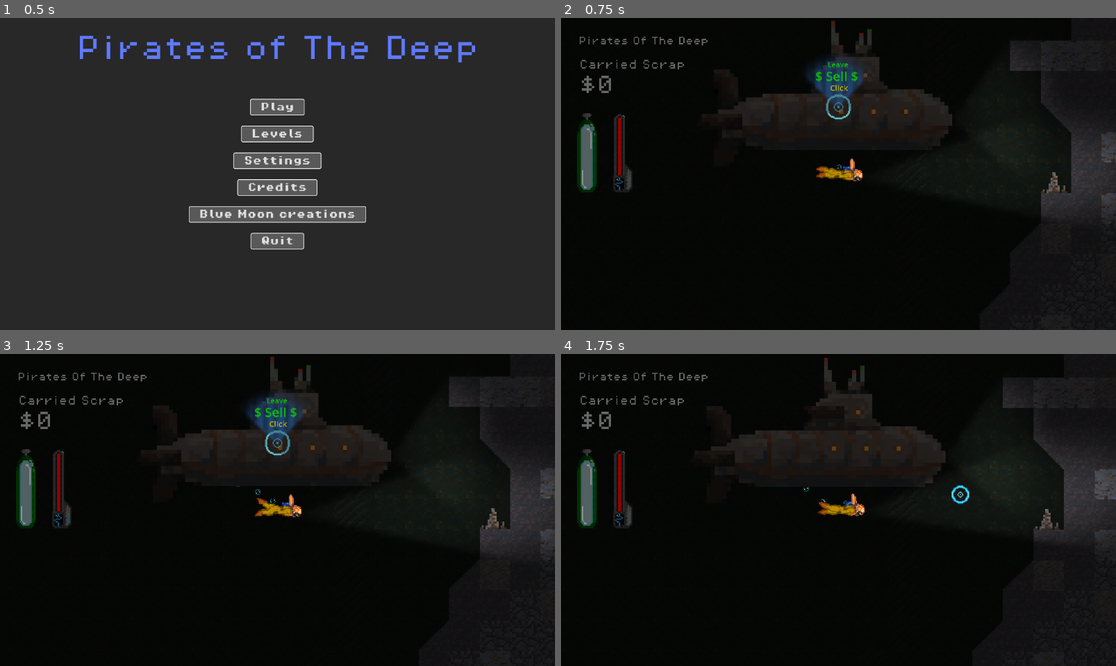
Above: before the commit, frames 1-4 (two rows, left to right).
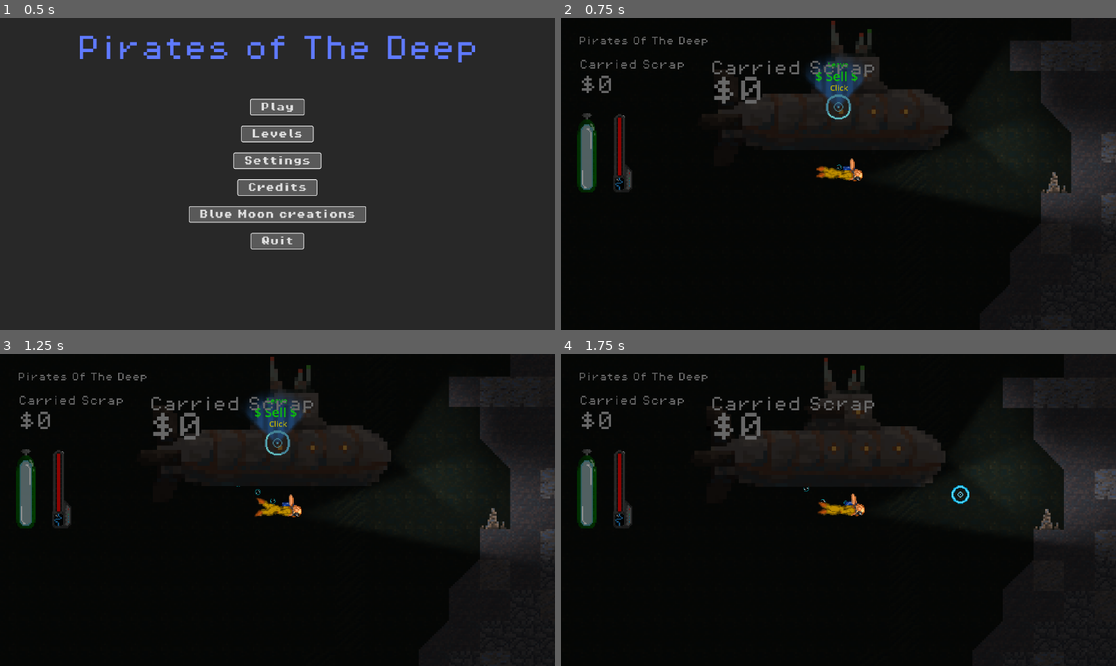
Above: after the commit, the same moments.

Repository: val-XR/GameJamApril2025
Game: Godot game, scene res://Menus/MainMenu/MainMenu.tscn
Two runs of this game, one before a commit and one after it. Both use one fixed random seed, a clock stepped at 60 frames per second and the inputs below.
Inputs (mouse positions are in pixels of both pictures, inside the frame that each line leads up to):
- Up to frame 1 (0.5 s): no input
- Up to frame 2 (0.75 s): click "Play" at 0.5 s
- Up to frame 3 (1.25 s): no input
- Up to frame 4 (1.75 s): move the mouse to (960, 494) at 1.27 s; hold Space (Test) from 1.28 s (still down); click (960, 494) at 1.42 s

Frame 1 is identical in both runs. In frame 2, 0.7% of the frame differs, in the area x 27-57%, y 13-28%; in frame 3, 0.7%; in frame 4, 0.7%.

Commit message:
Added deposited value

Diff:
--- a/GlobalPlayer.gd
+++ b/GlobalPlayer.gd
@@ -69,3 +69,22 @@
 func TotalValueSet(amount):
 	total_value = amount
 	print("Total Value Set: " + str(total_value))
+
+
+
+func CarryingValueGet():
+	# get list of scrap from gloabl autoload
+	var scrap_list = CollectedScrap.collected_scrap_list()
+
+	# get resources dictionary from gloabl autoload
+	var resources_dictionary = ResourcesDictionary.dictionary()
+
+	# total value
+	var total_value: int = 0
+
+	for node in scrap_list:
+
+		# add up total value
+		total_value += int(resources_dictionary[node.name]["value"])
+
+	return total_value
--- a/scenes/hud.gd
+++ b/scenes/hud.gd
@@ -3,6 +3,9 @@
 
 # assign total value label
 @export var total_value_label : Label
+
+# assign total deposited value label
+@export var total_deposited_value_label : Label
 
 # health bar sprite
 @export var healthbar : AnimatedSprite2D
@@ -30,6 +33,9 @@
 	# set label to total value
 	total_value_label.text = "$" + str(total_value)
 
+	# set label to deposited total value
+	total_deposited_value_label.text = "$" +str(GlobalPlayer.CarryingValueGet())
+
 	# healthbar
 	var health : float = GlobalPlayer.PlayerHealthGet()
 	var health_frame : int = floor(health / 10)
--- a/scenes/player.tscn
+++ b/scenes/player.tscn
@@ -376,9 +376,10 @@
 wait_time = 0.1
 autostart = true
 
-[node name="HUD" type="CanvasLayer" parent="." node_paths=PackedStringArray("total_value_label", "healthbar", "oxygen_bar")]
+[node name="HUD" type="CanvasLayer" parent="." node_paths=PackedStringArray("total_value_label", "total_deposited_value_label", "healthbar", "oxygen_bar")]
 script = ExtResource("4_fjrip")
-total_value_label = NodePath("CanvasGroup/VBoxContainer/Total Value")
+total_value_label = NodePath("CanvasGroup/VBoxContainer/Carrying Value")
+total_deposited_value_label = NodePath("CanvasGroup/Total Deposited Value")
 healthbar = NodePath("CanvasGroup/VBoxContainer/HBoxContainer/Health AnimatedSprite2D")
 oxygen_bar = NodePath("CanvasGroup/VBoxContainer/HBoxContainer/O2AnimatedSprite2D2")
 
@@ -414,7 +415,7 @@
 theme_override_font_sizes/font_size = 32
 text = "Carried Scrap"
 
-[node name="Total Value" type="Label" parent="HUD/CanvasGroup/VBoxContainer"]
+[node name="Carrying Value" type="Label" parent="HUD/CanvasGroup/VBoxContainer"]
 light_mask = 16
 layout_mode = 2
 size_flags_horizontal = 0
@@ -457,6 +458,30 @@
 sprite_frames = SubResource("SpriteFrames_wqfne")
 frame_progress = 0.553706
 
+[node name="Label3" type="Label" parent="HUD/CanvasGroup"]
+light_mask = 16
+offset_left = 287.0
+offset_top = 64.0
+offset_right = 631.0
+offset_bottom = 96.0
+size_flags_horizontal = 0
+theme_override_colors/font_color = Color(0.404511, 0.404511, 0.404511, 1)
+theme_override_fonts/font = ExtResource("5_smehm")
+theme_override_font_sizes/font_size = 32
+text = "Carried Scrap"
+
+[node name="Total Deposited Value" type="Label" parent="HUD/CanvasGroup"]
+light_mask = 16
+offset_left = 287.0
+offset_top = 97.1637
+offset_right = 399.0
+offset_bottom = 161.164
+size_flags_horizontal = 0
+theme_override_colors/font_color = Color(0.404511, 0.404511, 0.404511, 1)
+theme_override_fonts/font = ExtResource("5_smehm")
+theme_override_font_sizes/font_size = 64
+text = "$0"
+
 [node name="Timer" type="Timer" parent="."]
 wait_time = 0.001
 autostart = true
--- a/scenes/submarine.gd
+++ b/scenes/submarine.gd
@@ -26,4 +26,9 @@
 	if !(total_value > 100):
 		print("Not Enough Collected")
 	else:
+		var carrying_value = GlobalPlayer.CarryingValueGet()
+
+		# set total value
+		GlobalPlayer.TotalValueSet(carrying_value)
+
 		print("Congrats!")
